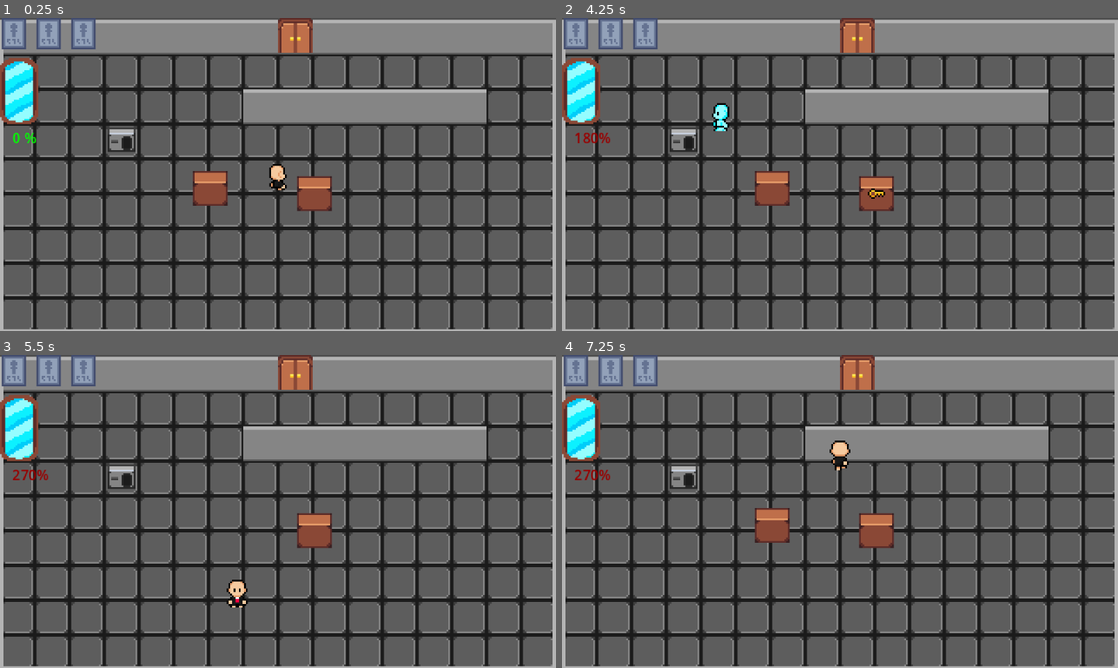
Above: before the commit, frames 1-4 (two rows, left to right).
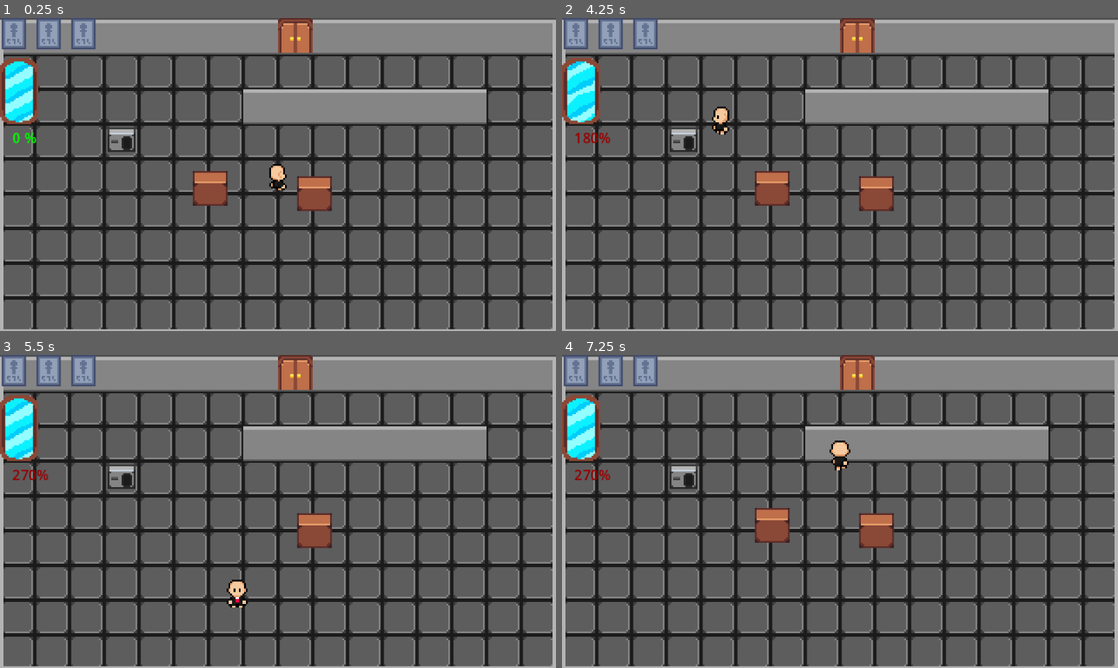
Above: after the commit, the same moments.

Repository: SpicyTime/JamsepticeyeGame
Game: Godot game, scene res://main/main.tscn
Two runs of this game, one before a commit and one after it. Both use one fixed random seed, a clock stepped at 60 frames per second and the inputs below.
Inputs:
- Up to frame 1 (0.25 s): no input
- Up to frame 2 (4.25 s): tap Enter at 0.5 s; hold D (move_right) 0.53-1.28 s; tap E (interact) at 0.6, 1.35, 2.3, 2.85, 3.6 s; hold S (move_down) 1.28-2.03 s; hold D (move_right) 2.03-2.78 s; hold 0 2.03-2.78 s; hold W (move_up) 2.78-3.53 s; hold A (move_left) from 3.53 s (still down); tap X (kill_self) at 4.15 s
- Up to frame 3 (5.5 s): tap 0 at 4.35 s; tap E (interact) at 4.55, 5.1 s; release A (move_left) at 5.03 s; hold S (move_down) from 5.03 s (still down)
- Up to frame 4 (7.25 s): release S (move_down) at 5.78 s; hold D (move_right) 5.78-6.53 s; tap E (interact) at 5.85, 6.8 s; hold W (move_up) from 6.53 s (still down); hold 0 from 6.53 s (still down)

The runs differ from the first frame. In frame 1, 0.9% of the frame differs, in the area x 0-6%, y 13-34%; in frame 2, 0.5%; in frame 3, 0.9%; in frame 4, 0.9%.

Commit message:
Set up animated progress bar and implemented more animations

Diff:
--- a/level_system/respawn_station.gd
+++ b/level_system/respawn_station.gd
@@ -1,5 +1,13 @@
 extends Node2D
+@onready var animated_sprite: AnimatedSprite2D = $AnimatedSprite2D
+func _ready() -> void:
+	animated_sprite.animation_finished.connect(func():
+		if animated_sprite.animation == "activate":
+			animated_sprite.play("idle_full")
+		)
+func handle_interact(player: Player):
+	if not player.is_alive():
+		animated_sprite.play("activate")
 
-func handle_interact(player: Player):
-	player.swap_living_status(true)
-	player.position = $PlayerSpawn.global_position
+		player.swap_living_status(true)
+		player.position = $PlayerSpawn.global_position
--- a/level_system/respawn_station.tscn
+++ b/level_system/respawn_station.tscn
@@ -1,8 +1,112 @@
-[gd_scene load_steps=6 format=3 uid="uid://dnby6yl4lssjn"]
+[gd_scene load_steps=21 format=3 uid="uid://dnby6yl4lssjn"]
 
 [ext_resource type="Script" uid="uid://8li4pi1qvyee" path="res://level_system/respawn_station.gd" id="1_wawvr"]
 [ext_resource type="Texture2D" uid="uid://3rrp2m1ccus7" path="res://game/RespawnStation.png" id="2_1d6ej"]
+[ext_resource type="Texture2D" uid="uid://b4sqmw4hlmo3k" path="res://level_system/textures/RespawnStationResurrecting.png" id="2_rmdrm"]
 [ext_resource type="PackedScene" uid="uid://drded2eq1e03t" path="res://interactables/interactable.tscn" id="3_rmdrm"]
+[ext_resource type="Texture2D" uid="uid://6jxn8bujy6ll" path="res://level_system/textures/RespawnStationIdle.png" id="4_j2gub"]
+
+[sub_resource type="AtlasTexture" id="AtlasTexture_5lcbe"]
+atlas = ExtResource("2_rmdrm")
+region = Rect2(0, 0, 20, 20)
+
+[sub_resource type="AtlasTexture" id="AtlasTexture_vgvrk"]
+atlas = ExtResource("2_rmdrm")
+region = Rect2(20, 0, 20, 20)
+
+[sub_resource type="AtlasTexture" id="AtlasTexture_0nxwr"]
+atlas = ExtResource("2_rmdrm")
+region = Rect2(40, 0, 20, 20)
+
+[sub_resource type="AtlasTexture" id="AtlasTexture_iruw4"]
+atlas = ExtResource("2_rmdrm")
+region = Rect2(0, 20, 20, 20)
+
+[sub_resource type="AtlasTexture" id="AtlasTexture_8hfvf"]
+atlas = ExtResource("2_rmdrm")
+region = Rect2(20, 20, 20, 20)
+
+[sub_resource type="AtlasTexture" id="AtlasTexture_ksbui"]
+atlas = ExtResource("2_rmdrm")
+region = Rect2(40, 20, 20, 20)
+
+[sub_resource type="AtlasTexture" id="AtlasTexture_mcpob"]
+atlas = ExtResource("2_1d6ej")
+region = Rect2(0, 0, 20, 20)
+
+[sub_resource type="AtlasTexture" id="AtlasTexture_7yofj"]
+atlas = ExtResource("4_j2gub")
+region = Rect2(0, 0, 20, 20)
+
+[sub_resource type="AtlasTexture" id="AtlasTexture_fo4cy"]
+atlas = ExtResource("4_j2gub")
+region = Rect2(20, 0, 20, 20)
+
+[sub_resource type="AtlasTexture" id="AtlasTexture_vhpwr"]
+atlas = ExtResource("4_j2gub")
+region = Rect2(40, 0, 20, 20)
+
+[sub_resource type="AtlasTexture" id="AtlasTexture_ig74t"]
+atlas = ExtResource("4_j2gub")
+region = Rect2(0, 20, 20, 20)
+
+[sub_resource type="AtlasTexture" id="AtlasTexture_6fbxe"]
+atlas = ExtResource("4_j2gub")
+region = Rect2(20, 20, 20, 20)
+
+[sub_resource type="SpriteFrames" id="SpriteFrames_uccxx"]
+animations = [{
+"frames": [{
+"duration": 0.8,
+"texture": SubResource("AtlasTexture_5lcbe")
+}, {
+"duration": 0.8,
+"texture": SubResource("AtlasTexture_vgvrk")
+}, {
+"duration": 2.0,
+"texture": SubResource("AtlasTexture_0nxwr")
+}, {
+"duration": 1.5,
+"texture": SubResource("AtlasTexture_iruw4")
+}, {
+"duration": 1.5,
+"texture": SubResource("AtlasTexture_8hfvf")
+}, {
+"duration": 1.5,
+"texture": SubResource("AtlasTexture_ksbui")
+}],
+"loop": false,
+"name": &"activate",
+"speed": 3.0
+}, {
+"frames": [{
+"duration": 1.0,
+"texture": SubResource("AtlasTexture_mcpob")
+}],
+"loop": true,
+"name": &"idle_empty",
+"speed": 5.0
+}, {
+"frames": [{
+"duration": 1.0,
+"texture": SubResource("AtlasTexture_7yofj")
+}, {
+"duration": 1.0,
+"texture": SubResource("AtlasTexture_fo4cy")
+}, {
+"duration": 1.0,
+"texture": SubResource("AtlasTexture_vhpwr")
+}, {
+"duration": 1.0,
+"texture": SubResource("AtlasTexture_ig74t")
+}, {
+"duration": 1.0,
+"texture": SubResource("AtlasTexture_6fbxe")
+}],
+"loop": true,
+"name": &"idle_full",
+"speed": 5.0
+}]
 
 [sub_resource type="RectangleShape2D" id="RectangleShape2D_j2gub"]
 
@@ -12,8 +116,10 @@
 [node name="RespawnStation" type="StaticBody2D"]
 script = ExtResource("1_wawvr")
 
-[node name="Sprite2D" type="Sprite2D" parent="."]
-texture = ExtResource("2_1d6ej")
+[node name="AnimatedSprite2D" type="AnimatedSprite2D" parent="."]
+sprite_frames = SubResource("SpriteFrames_uccxx")
+animation = &"idle_full"
+autoplay = "idle_empty"
 
 [node name="Interactable" parent="." instance=ExtResource("3_rmdrm")]
 
--- a/player/player.gd
+++ b/player/player.gd
@@ -1,7 +1,7 @@
 extends CharacterBody2D
 class_name Player
-var player_burial_site: Texture2D = preload("res://player/textures/BurialSite.png")
-
+var player_dead_body: Texture2D = preload("res://player/textures/DeadBodySprite.png")
+var is_dying: bool = false
 var active_state: Node = null
 var input_vector: Vector2 = Vector2.ZERO
 var facing_vector: Vector2 = Vector2(1, -1)
@@ -43,6 +43,8 @@
 
 
 func _handle_animations() -> void:
+	if is_dying:
+		return
 	# Only changes the facing direction if the input vector has changed and is not (0, 0)
 	if facing_vector != input_vector and input_vector != Vector2.ZERO:
 		facing_vector = input_vector
@@ -100,7 +102,11 @@
 
 
 func die() -> void:
-	print("Dead")
+	is_dying = true
+	$AnimatedSprite2D.play("death")
+	await $AnimatedSprite2D.animation_finished
+	SignalManager.swapped_live_mode.emit(false)
+	is_dying = false
 	active_state = $DeadState
 	current_mana = max_mana
 	mana_drain_timer.start()
@@ -121,14 +127,14 @@
 		resurrect()
 		set_collision_mask_value(2, false)
 		set_collision_mask_value(1, true)
+		SignalManager.swapped_live_mode.emit(true)
 
-	SignalManager.swapped_live_mode.emit(living)
 
 
 func spawn_body() -> void:
 	var dead_body_sprite: Sprite2D = Sprite2D.new()
 	# Sets up the sprite
-	dead_body_sprite.texture = player_burial_site
+	dead_body_sprite.texture = player_dead_body
 	dead_body_sprite.position = position
 	body_position = position
 	dead_body_sprite.name = "DeadBodySprite"
--- a/player/player.tscn
+++ b/player/player.tscn
@@ -6,6 +6,7 @@
 [ext_resource type="Texture2D" uid="uid://do5uaegasxhce" path="res://player/textures/PlayerWalkSheet.png" id="3_rgyib"]
 [ext_resource type="Texture2D" uid="uid://csdvviil3pwof" path="res://player/textures/PlayerGhostSheet.png" id="4_hg6s5"]
 [ext_resource type="Script" uid="uid://dwot1mskget5u" path="res://player/living_state.gd" id="4_qjkh3"]
+[ext_resource type="Texture2D" uid="uid://chyjlmv02gnio" path="res://player/textures/PlayerDeath.png" id="4_rgyib"]
 [ext_resource type="Script" uid="uid://ca40jwh5tn10r" path="res://player/dead_state.gd" id="5_g6k8r"]
 
 [sub_resource type="AtlasTexture" id="AtlasTexture_7pqkx"]
@@ -39,6 +40,22 @@
 [sub_resource type="AtlasTexture" id="AtlasTexture_vgvch"]
 atlas = ExtResource("3_rgyib")
 region = Rect2(60, 76, 20, 19)
+
+[sub_resource type="AtlasTexture" id="AtlasTexture_hggc2"]
+atlas = ExtResource("4_rgyib")
+region = Rect2(0, 0, 20, 20)
+
+[sub_resource type="AtlasTexture" id="AtlasTexture_b2j0d"]
+atlas = ExtResource("4_rgyib")
+region = Rect2(20, 0, 20, 20)
+
+[sub_resource type="AtlasTexture" id="AtlasTexture_7l6ig"]
+atlas = ExtResource("4_rgyib")
+region = Rect2(40, 0, 20, 20)
+
+[sub_resource type="AtlasTexture" id="AtlasTexture_j3r50"]
+atlas = ExtResource("4_rgyib")
+region = Rect2(20, 20, 20, 20)
 
 [sub_resource type="AtlasTexture" id="AtlasTexture_8t03j"]
 atlas = ExtResource("2_boad6")
@@ -283,6 +300,23 @@
 "loop": true,
 "name": &"back_walk",
 "speed": 5.0
+}, {
+"frames": [{
+"duration": 1.0,
+"texture": SubResource("AtlasTexture_hggc2")
+}, {
+"duration": 1.15,
+"texture": SubResource("AtlasTexture_b2j0d")
+}, {
+"duration": 1.5,
+"texture": SubResource("AtlasTexture_7l6ig")
+}, {
+"duration": 1.0,
+"texture": SubResource("AtlasTexture_j3r50")
+}],
+"loop": false,
+"name": &"death",
+"speed": 3.0
 }, {
 "frames": [{
 "duration": 1.0,
@@ -521,7 +555,9 @@
 
 [node name="AnimatedSprite2D" type="AnimatedSprite2D" parent="."]
 sprite_frames = SubResource("SpriteFrames_or4qq")
-animation = &"diag_back_idle"
+animation = &"death"
+frame = 3
+frame_progress = 1.0
 
 [node name="CollisionShape2D" type="CollisionShape2D" parent="."]
 position = Vector2(0, 3)
--- a/ui/hud.gd
+++ b/ui/hud.gd
@@ -1,6 +1,11 @@
 extends Control
 var resurrection_stones: Array[TextureRect] = []
 var current_stone_index: int = 2
+var progress_frames: Array[ImageTexture] = []
+var frame_size := Vector2i(16, 35)
+var frame_index: int = 0
+var frame_time: float = 0.0
+var frame_duration: float = 0.6 # seconds per frame (10 fps)
 @onready var resurrect_stone_1: TextureRect = $Resurrections/ResurrectStone1
 @onready var resurrection_stone_2: TextureRect = $Resurrections/ResurrectionStone2
 @onready var resurrection_stone_3: TextureRect = $Resurrections/ResurrectionStone3
@@ -29,6 +34,30 @@
 		if security_awareness > 75:
 			security_awareness_label.add_theme_color_override("font_color", Color(0.6, 0, 0, 1))
 		)
+	set_up_animated_mana_bar()
+	animate_progress_bar(0)
+
+func _process(delta: float) -> void:
+	frame_time += delta
+	if frame_time >= frame_duration:
+		frame_time = 0.0
+		frame_index = (frame_index + 1) % progress_frames.size()
+		spirit_mana_bar.texture_progress = progress_frames[frame_index]
+
+func set_up_animated_mana_bar() -> void:
+	# Keep original texture
+	var sheet: Image = preload("res://ui/textures/Progress.png").get_image()
+
+	# Slice all frames into an array
+	var frame_count = sheet.get_width() / frame_size.x
+	for i in range(frame_count):
+		var frame_img = Image.create(frame_size.x, frame_size.y, false, Image.FORMAT_RGBA8)
+		frame_img.blit_rect(sheet, Rect2i(Vector2i(frame_size.x * i, 0), frame_size), Vector2i.ZERO)
+		progress_frames.append(ImageTexture.create_from_image(frame_img))
+
+func animate_progress_bar(frame: int) -> void:
+	spirit_mana_bar.texture_progress = progress_frames[frame]
+
 
 func reset() -> void:
 	pass
--- a/ui/hud.tscn
+++ b/ui/hud.tscn
@@ -33,9 +33,10 @@
 texture = ExtResource("2_7ihmi")
 
 [node name="SpiritManaBar" type="TextureProgressBar" parent="."]
+clip_contents = true
 layout_mode = 0
 offset_top = 23.0
-offset_right = 22.0
+offset_right = 48.0
 offset_bottom = 61.0
 value = 100.0
 fill_mode = 3
Binary file added: level_system/textures/DoorOpen.png
Not shown, added: level_system/textures/DoorOpen.png.import
Binary file added: level_system/textures/RespawnStationIdle.png
Not shown, added: level_system/textures/RespawnStationIdle.png.import
Binary file added: level_system/textures/RespawnStationResurrecting.png
Not shown, added: level_system/textures/RespawnStationResurrecting.png.import
Not shown: 1 places in player/player.tscn that only renumber resources
Binary file added: player/textures/DeadBodySprite.ase
Binary file added: player/textures/DeadBodySprite.png
Not shown, added: player/textures/DeadBodySprite.png.import
Binary file added: player/textures/PlayerDeath.png
Not shown, added: player/textures/PlayerDeath.png.import
(and 5 more such lines)
